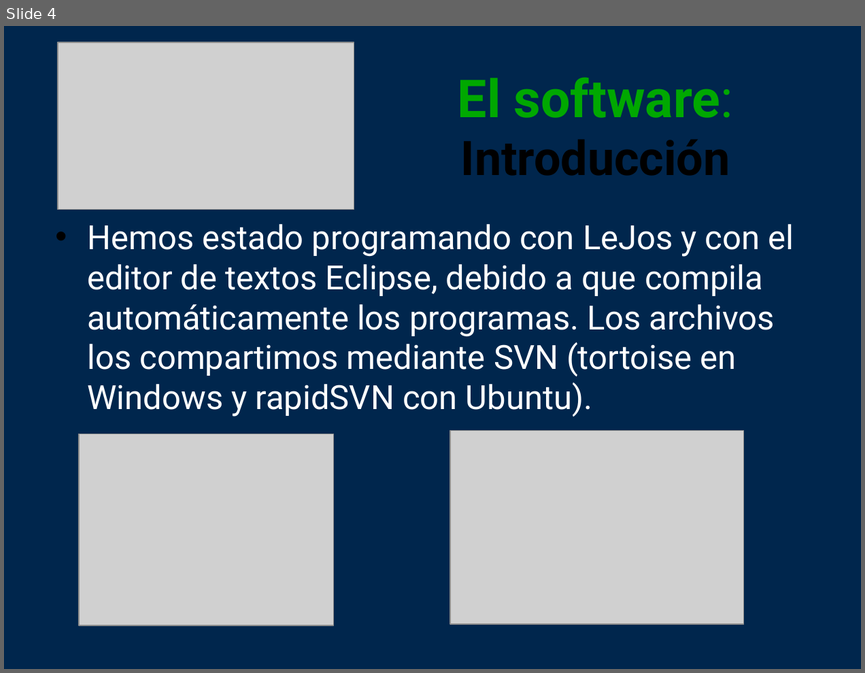
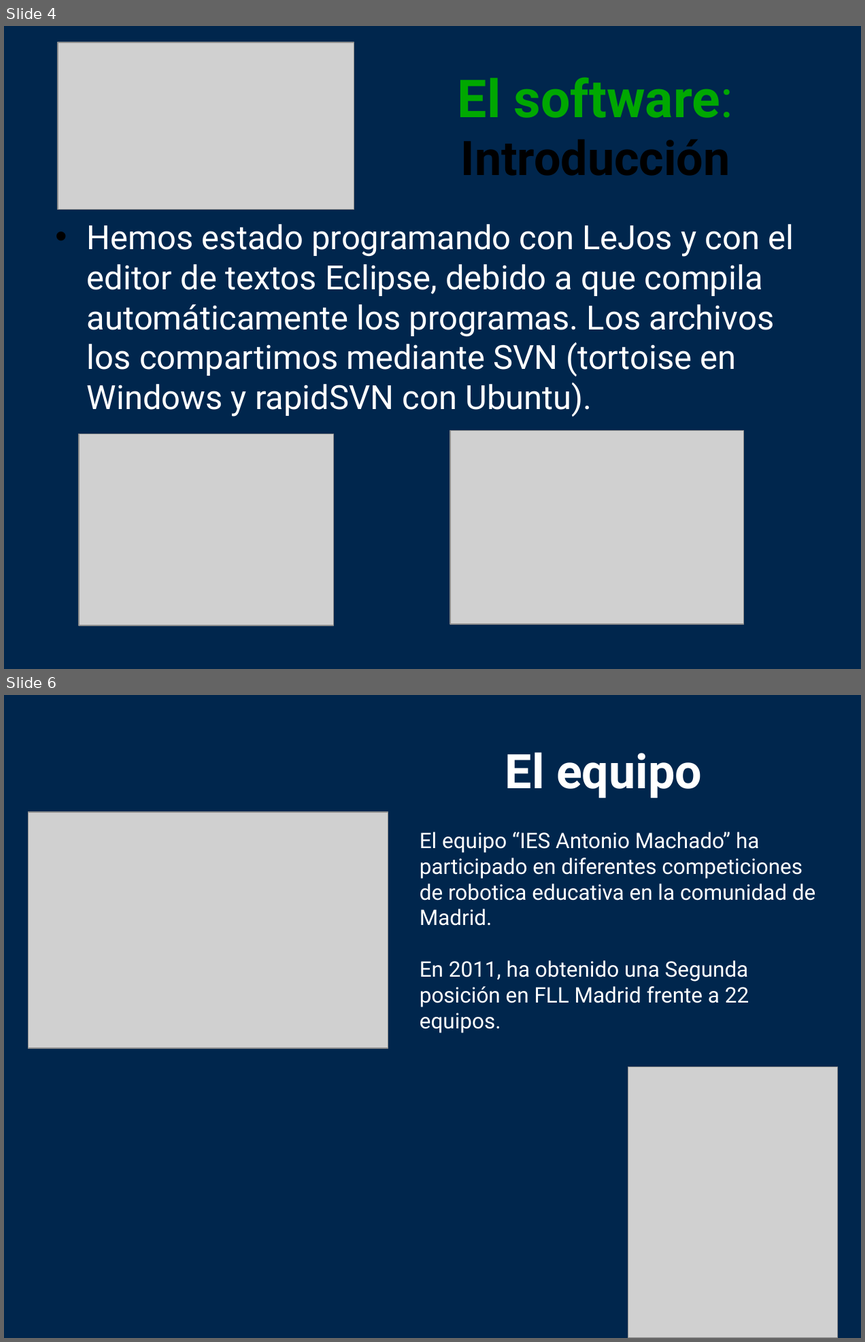
Before and after one commit to jabrena/cre2010, a slide deck: COMPETICIONES/ROBOCUPJR/docs/posters/dance1.ppt. Shown one above the other, each under a label of ours: slide 4 before the commit, slides 4 and 6 after it; the slides between them are not shown. The pictures are 865x673 and 865x1342 pixels, drawn with LibreOffice and Linux fonts; fonts in the diff are those of the drawing; grey boxes stand for pictures. Boxes give left, top, right and bottom in pixels: in the first picture for what was removed or moved away, otherwise in the second. Text is boxed around its words. In the diff, an @@ line names an element or a change of style, - is before the commit and + after.

```diff
--- a/COMPETICIONES/ROBOCUPJR/docs/posters/dance1.ppt
+++ b/COMPETICIONES/ROBOCUPJR/docs/posters/dance1.ppt
@@ slide 6 added at (4,695,861,1338), background #00264D @@
@@ text added at (505,752,702,798), 40 pt, text #FFFFFF, bold @@
+El equipo
@@ picture added at (28,811,388,1048) @@
@@ text added at (419,832,815,1033), 18 pt, text #FFFFFF @@
+El equipo “IES Antonio Machado” ha participado en diferentes competiciones de robotica educativa en la comunidad de Madrid.
+En 2011, ha obtenido una Segunda posición en FLL Madrid frente a 22 equipos.
@@ picture added at (628,1067,838,1338) @@
```
Also in this commit, not shown: 3 slides changed, 1 slide removed, 1 other file.
